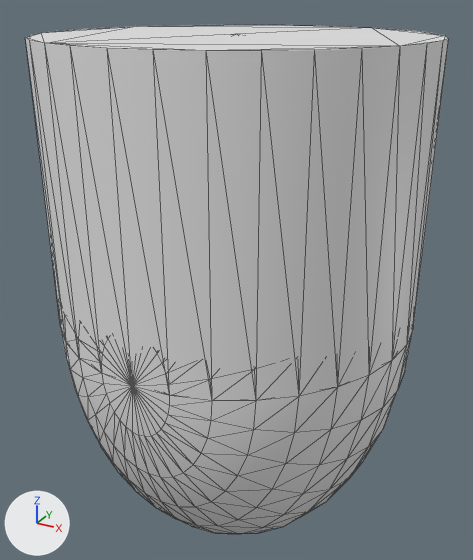
The glTF model assets/models/tail.glb, before and after one commit.
One viewpoint serves both versions: a 50 mm lens placed at (0.564, -1.028, 0.315), pointed at (-0.01, 0.016, -0.207). Arrows for +X, +Y and +Z are at lower left; the lights stay in place. Mesh edges are drawn as thin lines. Vertices at the same position are counted once.

Names of what the first picture shows: 'Cylindre'.
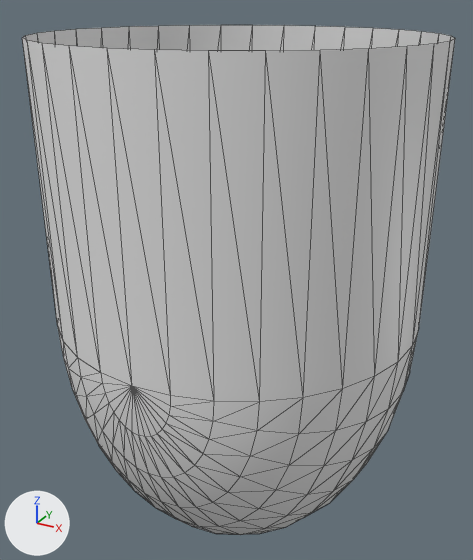
Commit message: [POC] Update head/tail models

What differs and where, as boxes [x1, y1, x2, y2] in the pictures (473 x 560 px):
'Cylindre', reshaped, rescaled: before [25, 25, 449, 534]; after [22, 25, 455, 535]
part 1 of me_cylindre_002, deleted: before [26, 25, 448, 394]

Edits to the bpy script that builds the scene:
```text
Change me_cylindre_002:
    used by ob_cylindre; location = (0.0, 0.0, 0.0); scale = (0.34, 0.34, 0.5)
    remove me_cylindre_002.from_pydata(...)  # 546 vertices, 1084 faces; spans x -1.0..1.0, y -1.0..1.0, z -1.5..0.5
    add me_cylindre_002.from_pydata(...)  # 321 vertices, 544 faces; spans x -1.0..1.0, y -1.0..1.0, z -1.5..0.5
    me_cylindre_002 part 1
    225 vertices are removed from x -0.98..0.98, y -0.98..0.98, z -0.46..0.5
    540 faces are deleted
Change ob_cylindre:
    ob_cylindre.scale: (0.34, 0.34, 0.5) -> (0.35, 0.34, 0.5)
```
